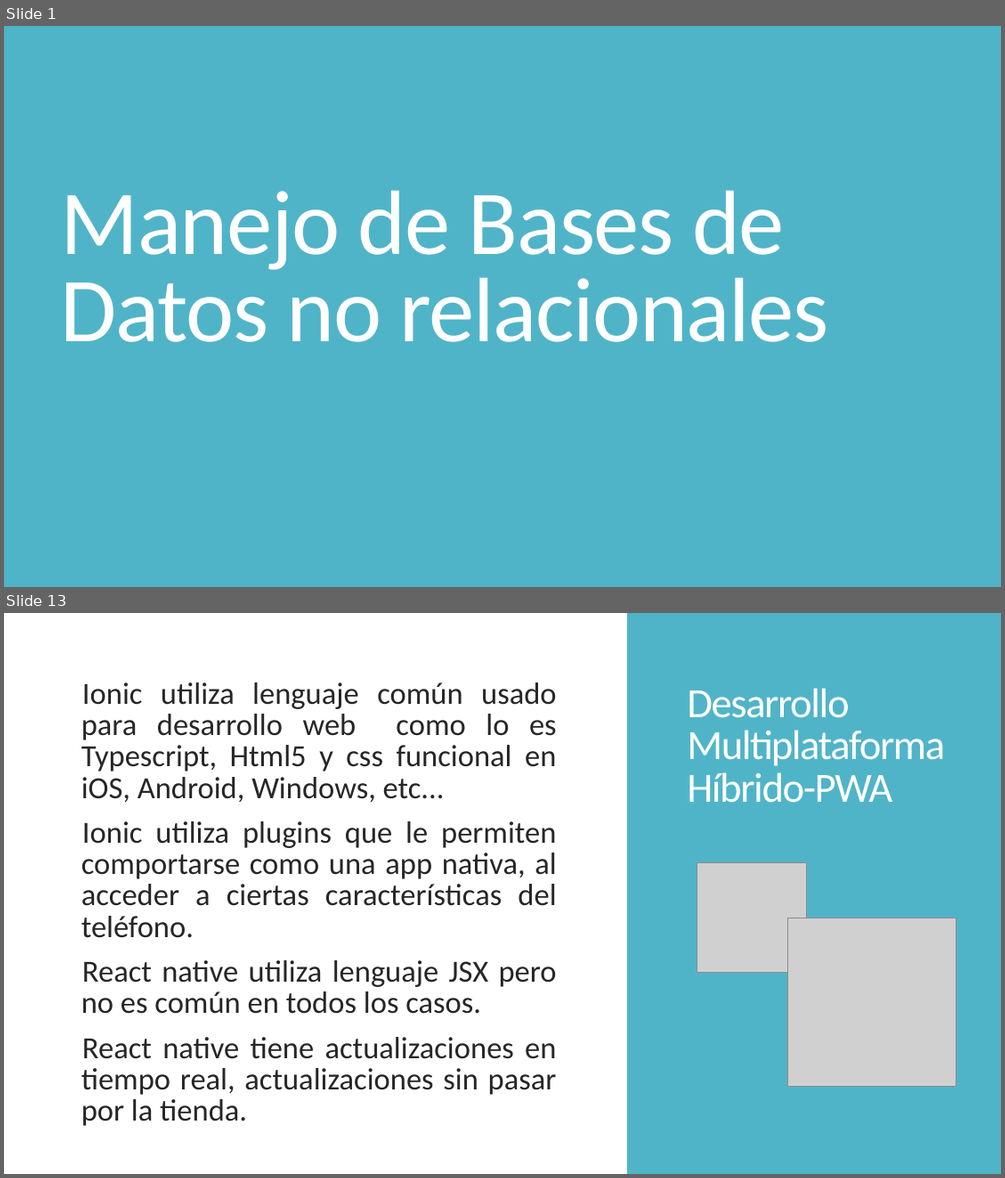
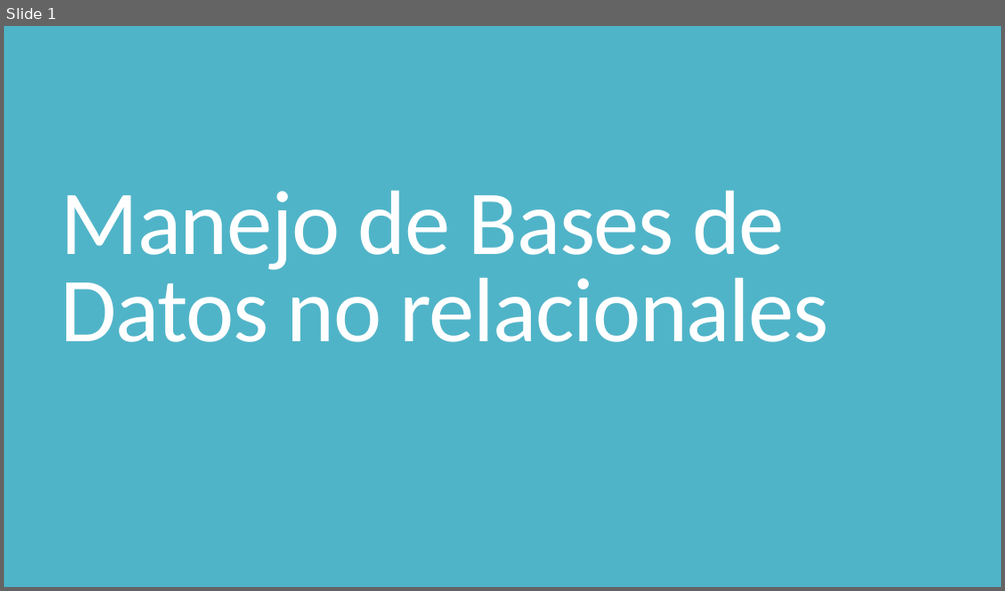
Before and after one commit to javiermelo1672/CursoIonic, a slide deck: Presentaciones/4. Manejo de bases de datos no relacionales.pptx. Shown one above the other, each under a label of ours: slides 1 and 13 before the commit, slide 1 after it; the slides between them are not shown. The pictures are 1005x1178 and 1005x591 pixels, drawn with LibreOffice and Linux fonts; fonts in the diff are those of the drawing; grey boxes stand for pictures. Boxes give left, top, right and bottom in pixels: in the first picture for what was removed or moved away, otherwise in the second. Text is boxed around its words. In the diff, an @@ line names an element or a change of style, - is before the commit and + after.

```diff
--- a/Presentaciones/4. Manejo de bases de datos no relacionales.pptx
+++ b/Presentaciones/4. Manejo de bases de datos no relacionales.pptx
@@ slide 13 removed at (4,613,1001,1174), background #FFFFFF @@
@@ rectangle removed at (627,613,1001,1174) @@
@@ text removed at (81,682,557,1126) @@
-  Ionic utiliza lenguaje común usado para desarrollo web como lo es Typescript, Html5 y css funcional en iOS, Android, Windows, etc...
-  Ionic utiliza plugins que le permiten comportarse como una app nativa, al acceder a ciertas características del teléfono.
-  React native utiliza lenguaje JSX pero no es común en todos los casos.
-  React native tiene actualizaciones en tiempo real, actualizaciones sin pasar por la tienda.
@@ title removed at (687,688,945,803) @@
-Desarrollo Multiplataforma Híbrido-PWA
@@ picture removed at (696,863,807,973) @@
@@ picture removed at (788,917,956,1086) @@
```
Also in this commit, not shown: 29 slides added, 16 other slides removed, 5 other files.
